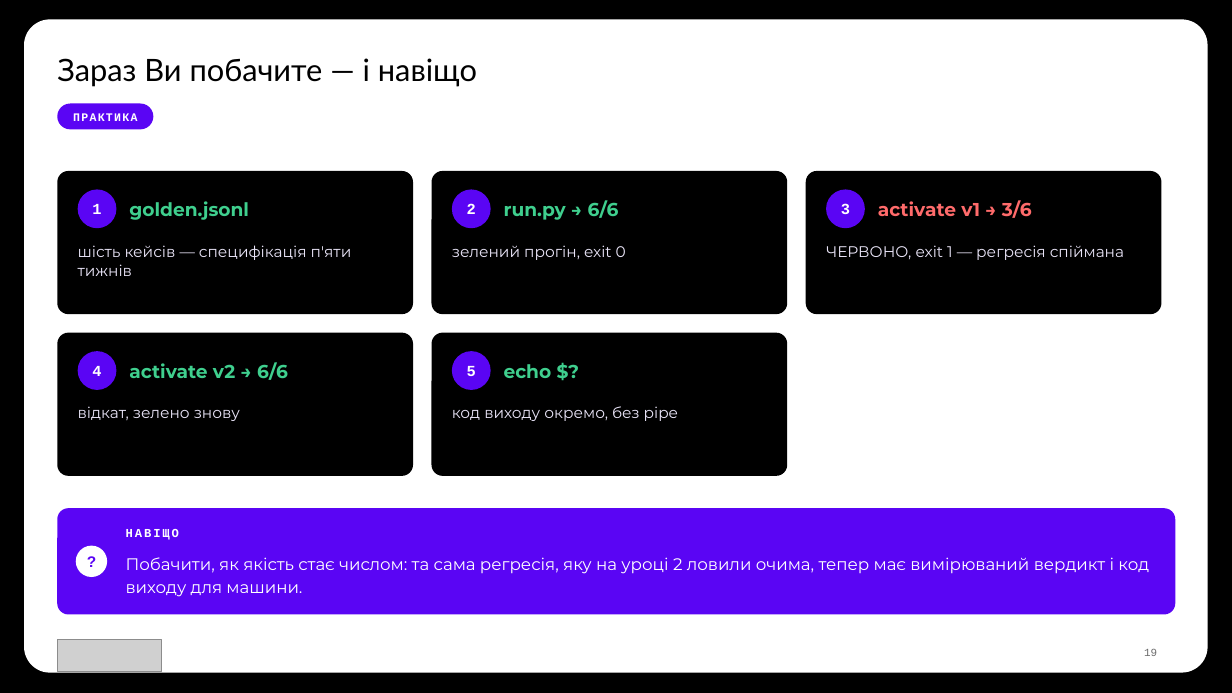
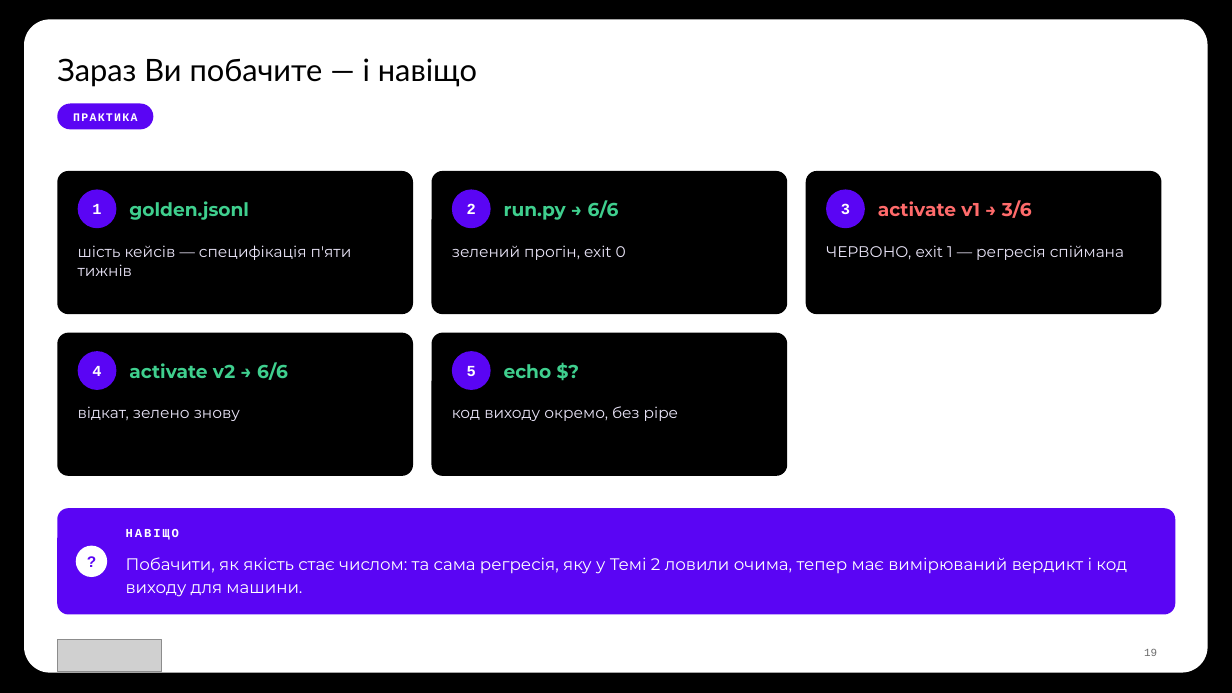
Before and after one commit to TarasFedorenkoFTV/llmops-bootcamp, a slide deck: slide 19 of docs/decks/L10.pptx. Drawn at 1232x693 pixels with LibreOffice and Linux fonts; fonts in the diff are those of the drawing; grey boxes stand for pictures; background and template pictures are left out. Boxes give left, top, right and bottom in pixels: in the first picture for what was removed or moved away, otherwise in the second. Text is boxed around its words. In the diff, an @@ line names an element or a change of style, - is before the commit and + after.

```diff
--- a/docs/decks/L10.pptx
+++ b/docs/decks/L10.pptx
@@ text at [126, 557, 1127, 597]: text changed @@
-Побачити, як якість стає числом: та сама регресія, яку на уроці 2 ловили очима, тепер має вимірюваний вердикт і код виходу для машини.
+Побачити, як якість стає числом: та сама регресія, яку у Темі 2 ловили очима, тепер має вимірюваний вердикт і код виходу для машини.
```
Also in this commit, not shown: 39 other files.
